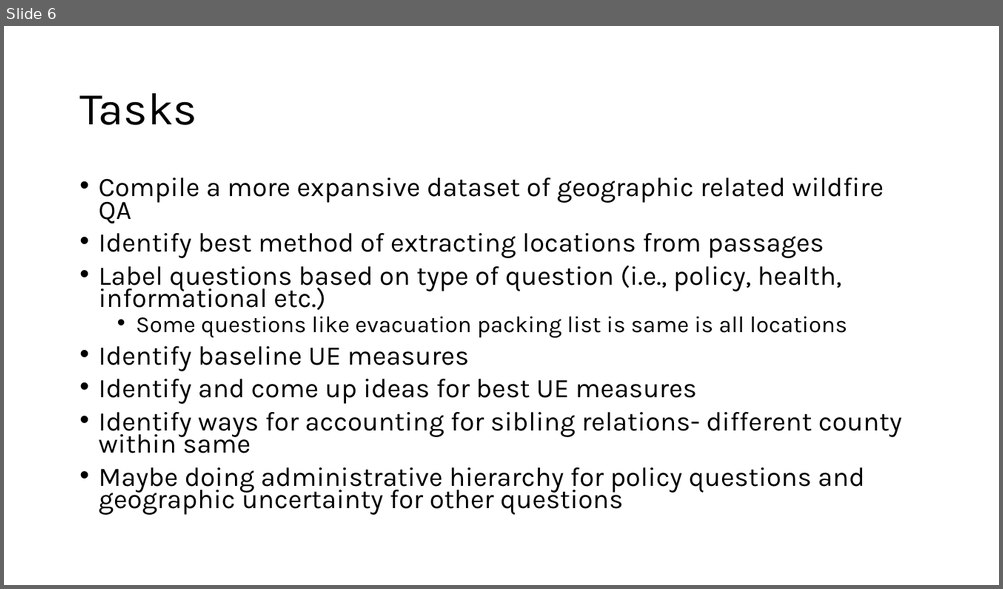
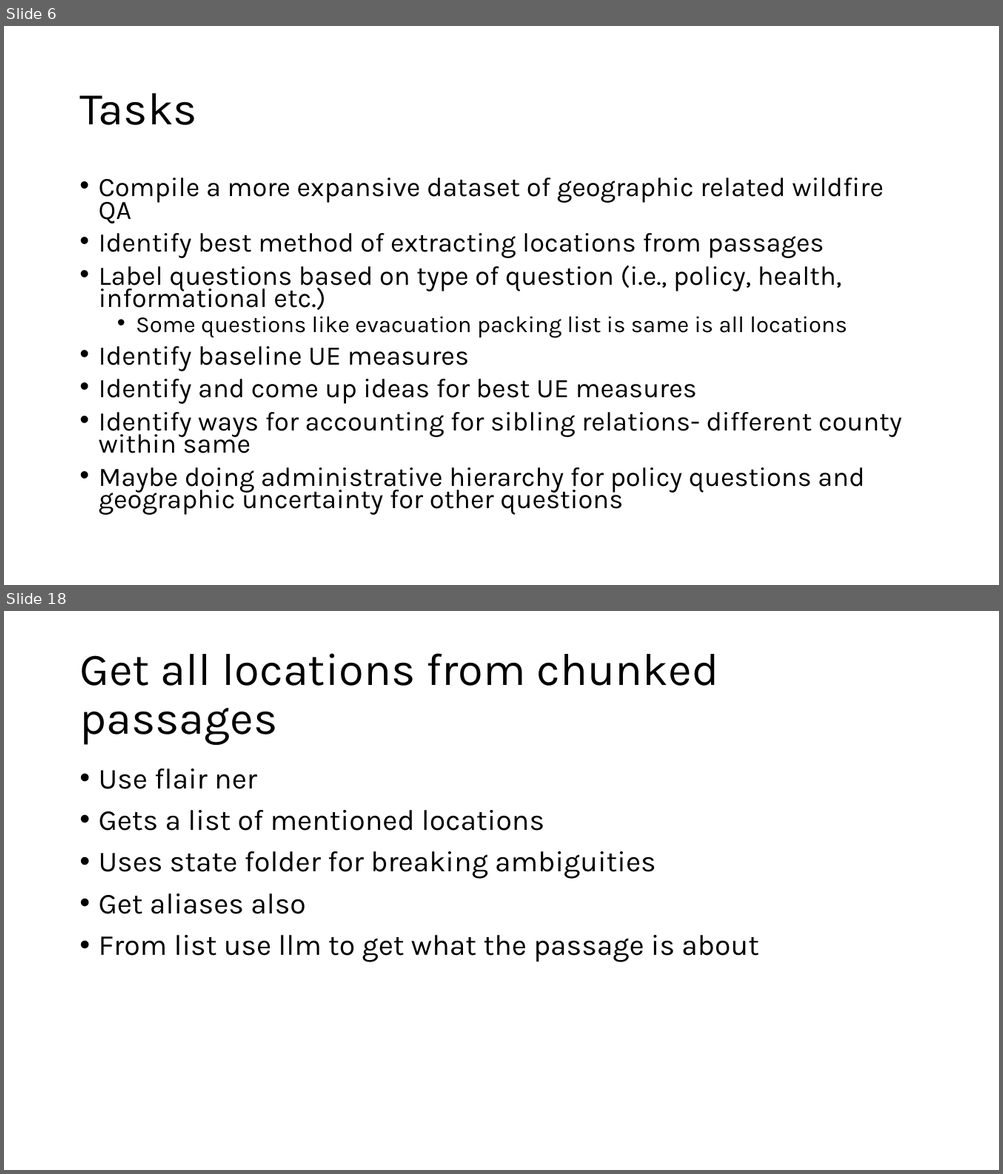
Before and after one commit to meenuravi18/wildfire_research_project, a slide deck: GeoRAG_ideas.pptx. Shown one above the other, each under a label of ours: slide 6 before the commit, slides 6 and 18 after it; the slides between them are not shown. The pictures are 1003x589 and 1003x1174 pixels, drawn with LibreOffice and Linux fonts; fonts in the diff are those of the drawing. Boxes give left, top, right and bottom in pixels: in the first picture for what was removed or moved away, otherwise in the second. Text is boxed around its words. In the diff, an @@ line names an element or a change of style, - is before the commit and + after.

```diff
--- a/GeoRAG_ideas.pptx
+++ b/GeoRAG_ideas.pptx
@@ slide 18 added at [4, 611, 999, 1170], background #FFFFFF @@
@@ title added at [79, 653, 718, 745], 44 pt, text #000000 @@
+Get all locations from chunked passages
@@ text added at [99, 769, 759, 963], 28 pt, text #000000 @@
+• Use flair ner
+• Gets a list of mentioned locations
+• Uses state folder for breaking ambiguities
+• Get aliases also
+• From list use llm to get what the passage is about
```
Also in this commit, not shown: 24 other slides added, 1 slide removed.
